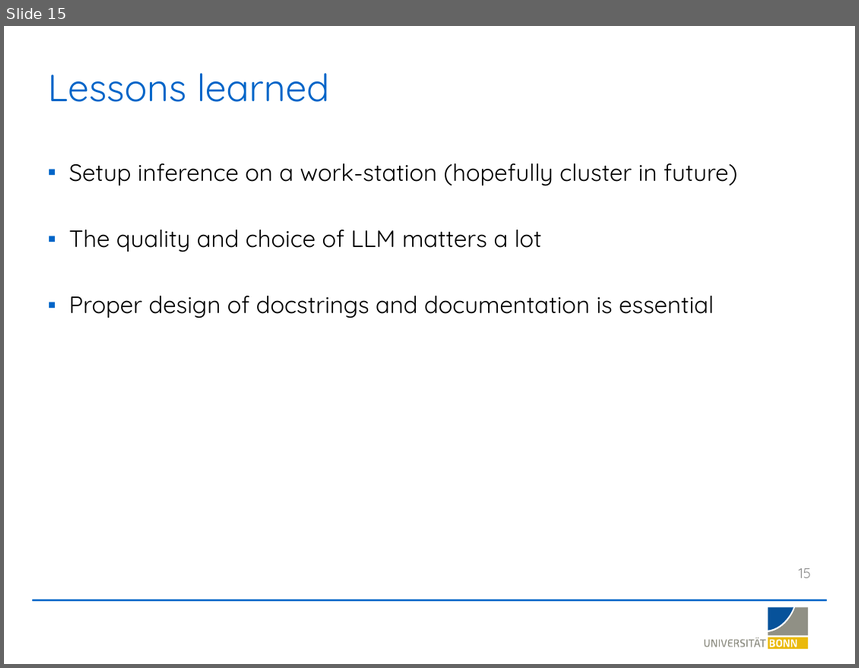
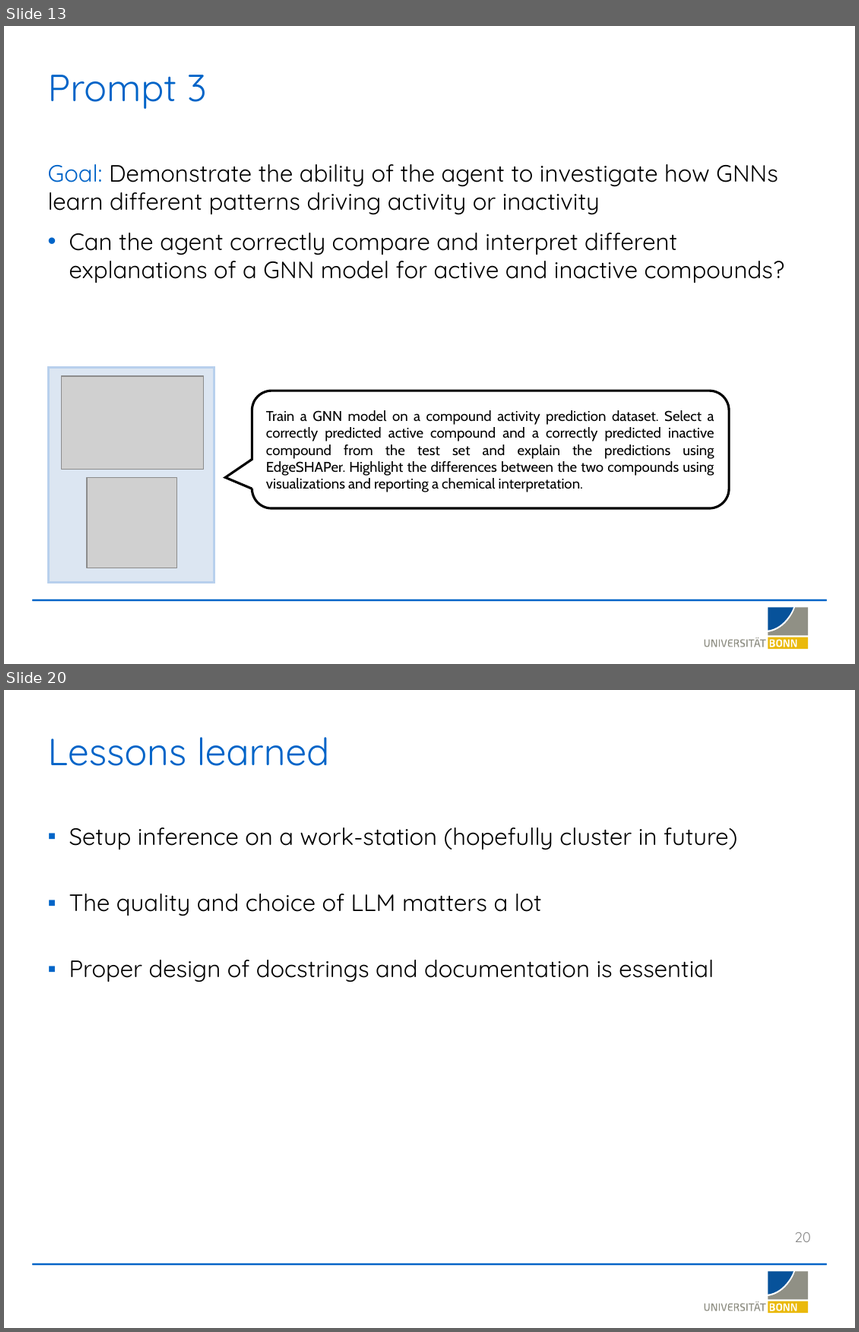
Before and after one commit to LSI-Uni-Bonn/ChemicHAL, a slide deck: slides/AI_Agent_Explainability.pptx. Shown one above the other, each under a label of ours: slide 15 before the commit, slides 13 and 20 after it; the slides between them are not shown. The pictures are 859x668 and 859x1332 pixels, drawn with LibreOffice and Linux fonts; fonts in the diff are those of the drawing; grey boxes stand for pictures; background and template pictures are left out. Boxes give left, top, right and bottom in pixels: in the first picture for what was removed or moved away, otherwise in the second. Text is boxed around its words. In the diff, an @@ line names an element or a change of style, - is before the commit and + after.

Commit message:
Update AI Agent Explainability presentation slides

```diff
--- a/slides/AI_Agent_Explainability.pptx
+++ b/slides/AI_Agent_Explainability.pptx
@@ slide 13 added at (x1=4, y1=26, x2=855, y2=664), background #FFFFFF; not listed: 20 template elements that a slide beside it also shows @@
@@ title added at (x1=48, y1=75, x2=207, y2=109), 32 pt, text #0064C8 @@
+Prompt 3
@@ text added at (x1=48, y1=164, x2=785, y2=283), 20 pt, text #000000 @@
+Goal: Demonstrate the ability of the agent to investigate how GNNs learn different patterns driving activity or inactivity
+• Can the agent correctly compare and interpret different explanations of a GNN model for active and inactive compounds?
@@ rectangle added at (x1=49, y1=367, x2=215, y2=582), fill #DCE6F2, outline #B8D0ED 2 pt @@
@@ picture added at (x1=62, y1=376, x2=204, y2=470) @@
@@ rounded speech box added at (x1=252, y1=391, x2=728, y2=509), fill #FFFFFF, outline #000000 2 pt, 12 pt, text #000000 @@
+Train a GNN model on a compound activity prediction dataset. Select a correctly predicted active compound and a correctly predicted inactive compound from the test set and explain the predictions using EdgeSHAPer. Highlight the differences between the two compounds using visualizations and reporting a chemical interpretation.
@@ picture added at (x1=87, y1=478, x2=177, y2=568) @@
@@ what was slide 15 is now slide 20 @@
@@ page number at (x1=794, y1=1233, x2=811, y2=1243): text changed @@
-15
+20
```
Also in this commit, not shown: 3 slides changed, 5 other slides added.
